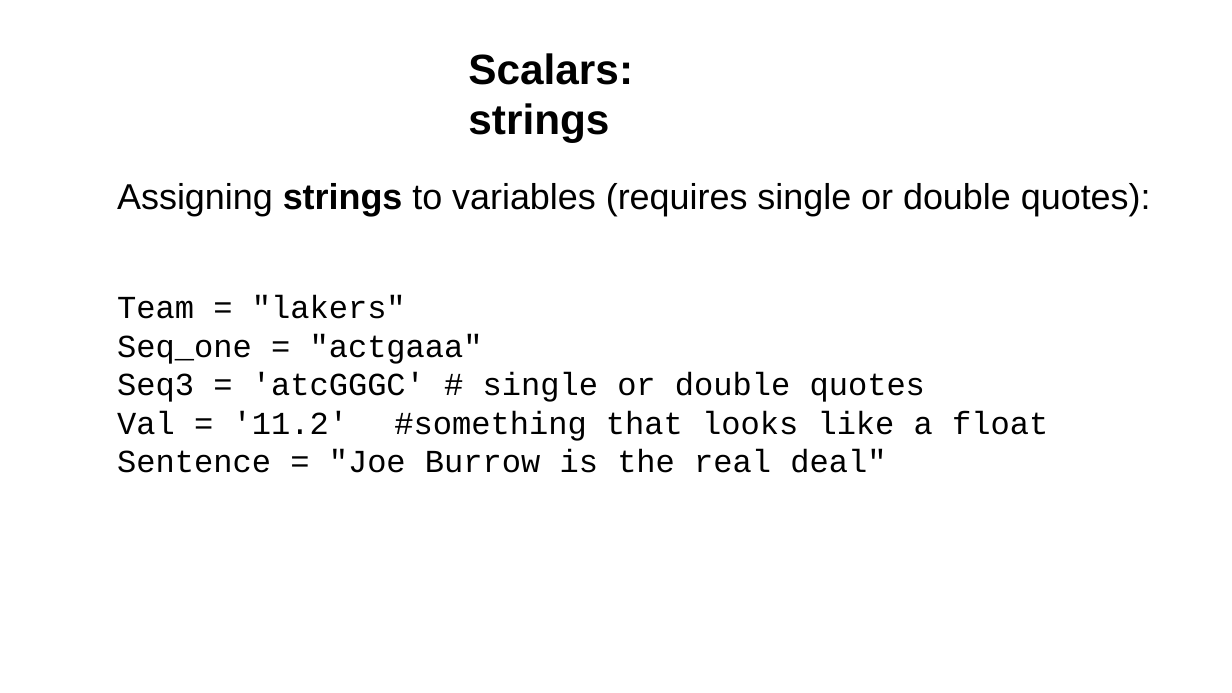
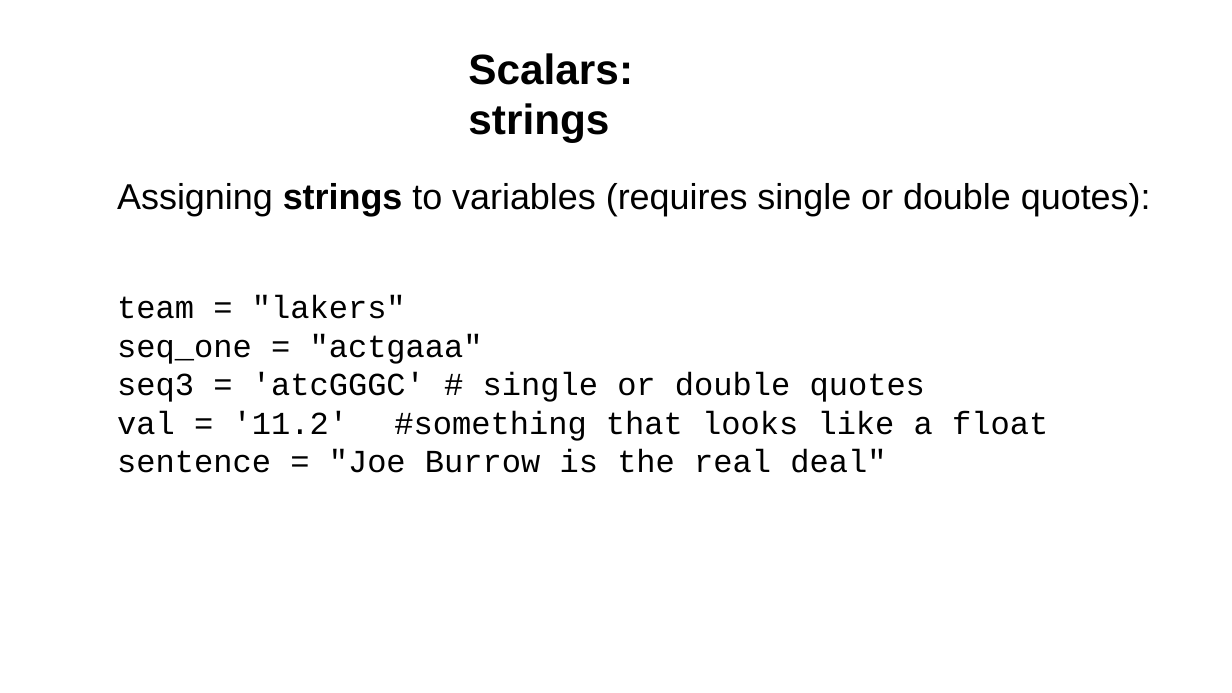
Before and after one commit to tparchman/F26_BIOL792, a slide deck: slide 5 of week6_pythonI/week6_python.pptx. Drawn at 1232x693 pixels with LibreOffice and Linux fonts; fonts in the diff are those of the drawing. Boxes give left, top, right and bottom in pixels: in the first picture for what was removed or moved away, otherwise in the second. Text is boxed around its words. In the diff, an @@ line names an element or a change of style, - is before the commit and + after.

```diff
--- a/week6_pythonI/week6_python.pptx
+++ b/week6_pythonI/week6_python.pptx
@@ text at [117, 295, 1048, 473]: text changed @@
-Team = "lakers"
-Seq_one = "actgaaa"
-Seq3 = 'atcGGGC' # single or double quotes
-Val = '11.2' #something that looks like a float
-Sentence = "Joe Burrow is the real deal"
+team = "lakers"
+seq_one = "actgaaa"
+seq3 = 'atcGGGC' # single or double quotes
+val = '11.2' #something that looks like a float
+sentence = "Joe Burrow is the real deal"
```
Also in this commit, not shown: 8 other slides changed, 5 slides added, 2 slides removed, 3 other files.
